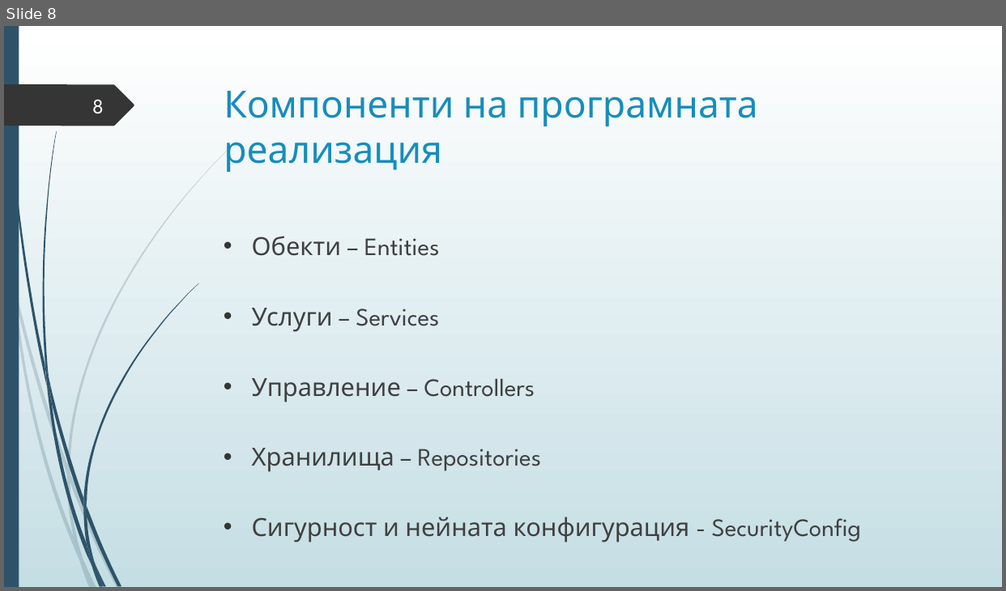
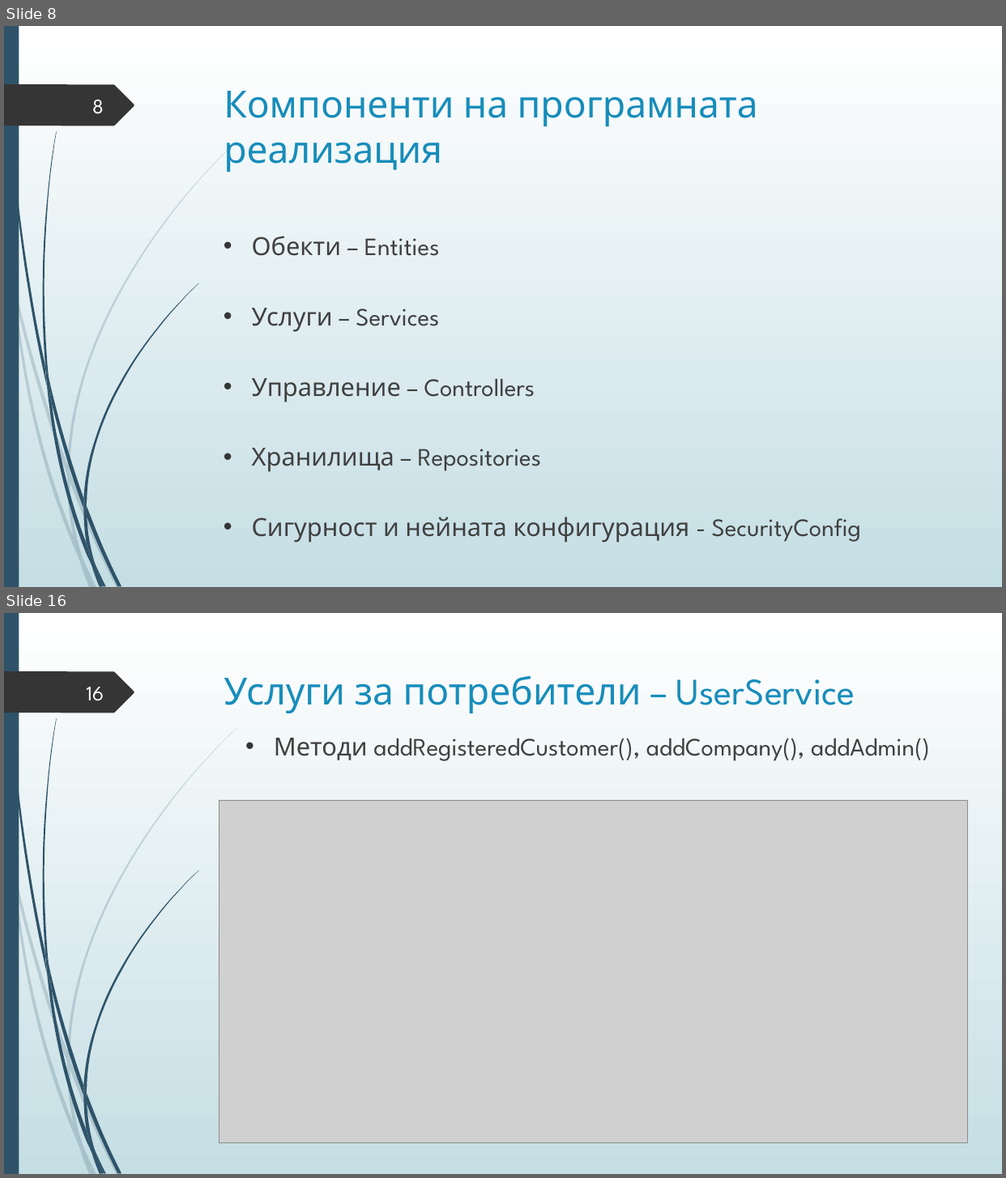
Before and after one commit to Izabel96/PlayingFieldReservations, a slide deck: Дипломна защита.pptx. Shown one above the other, each under a label of ours: slide 8 before the commit, slides 8 and 16 after it; the slides between them are not shown. The pictures are 1006x591 and 1006x1178 pixels, drawn with LibreOffice and Linux fonts; fonts in the diff are those of the drawing; grey boxes stand for pictures. Boxes give left, top, right and bottom in pixels: in the first picture for what was removed or moved away, otherwise in the second. Text is boxed around its words. In the diff, an @@ line names an element or a change of style, - is before the commit and + after.

```diff
--- a/Дипломна защита.pptx
+++ b/Дипломна защита.pptx
@@ slide 16 added at box(4, 613, 1002, 1174), background gradient #FFFFFF to #C5DEE5; not listed: 24 template elements that a slide beside it also shows @@
@@ title added at box(224, 676, 855, 713), 36 pt, text #178DBB @@
+Услуги за потребители – UserService
@@ page number added at box(86, 687, 104, 701), 20 pt, text #FEFFFF @@
+16
@@ text added at box(274, 738, 930, 761), 24 pt, text #404040 @@
+• Методи addRegisteredCustomer(), addCompany(), addAdmin()
@@ picture added at box(219, 800, 968, 1143) @@
```
Also in this commit, not shown: 22 other slides added.
